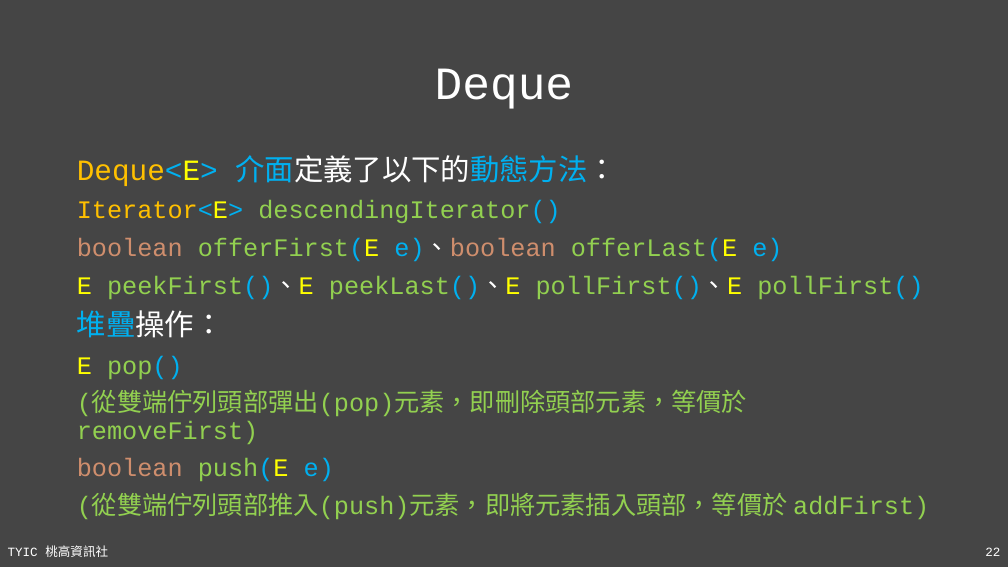
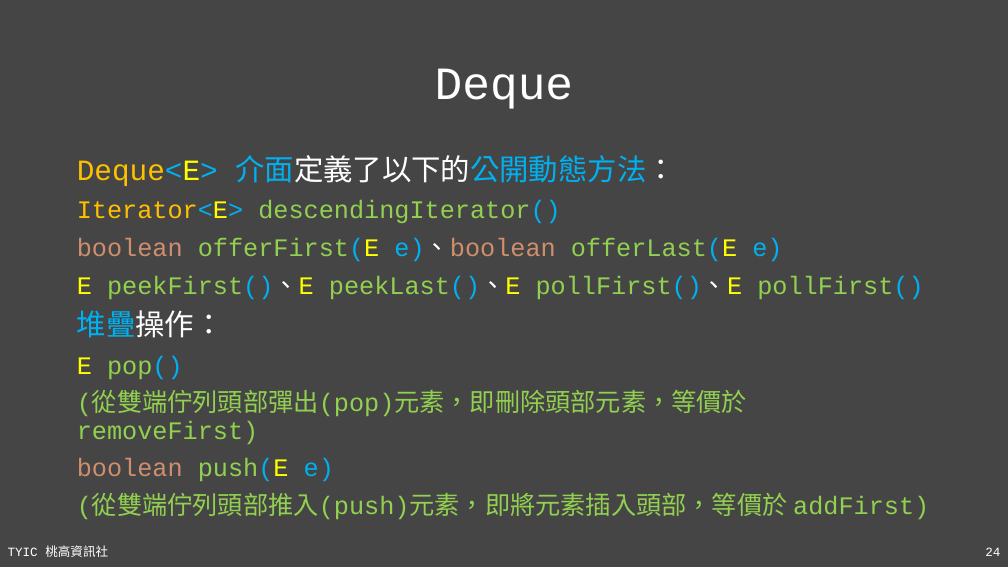
Before and after one commit to TYSHIC/slides, a slide deck: slide 24 of ppt/14_工具類別(2).pptx (slide 22 before the commit). Drawn at 1008x567 pixels with LibreOffice and Linux fonts; fonts in the diff are those of the drawing. Boxes give left, top, right and bottom in pixels: in the first picture for what was removed or moved away, otherwise in the second. Text is boxed around its words. In the diff, an @@ line names an element or a change of style, - is before the commit and + after.

```diff
--- a/ppt/14_工具類別(2).pptx
+++ b/ppt/14_工具類別(2).pptx
@@ text at (77, 155, 675, 186): text changed @@
-Deque<E> 介面定義了以下的動態方法：
+Deque<E> 介面定義了以下的公開動態方法：
@@ page number at (985, 547, 1000, 556): text changed @@
-22
+24
```
Also in this commit, not shown: 9 other slides changed, 7 slides added, 9 other files.
